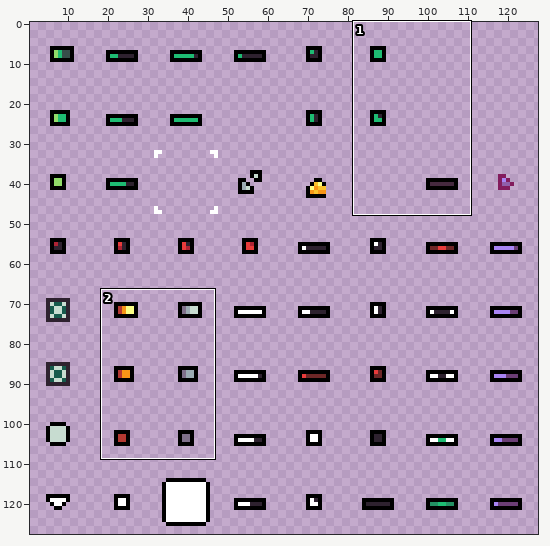
Two versions of one pixel-art file, Projects/TastyRoad/Assets/Sprites/_InGame_UI/Ingame_UI.aseprite. Above: a wide view before the commit, with the close-up outlined.
Close-up. As it was:
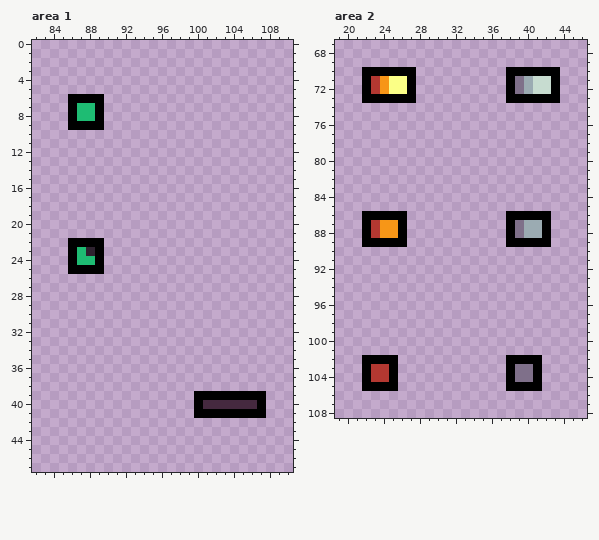
128x128 pixels, 1 frame. Shown: area 1: x 82..110, y 0..47; area 2: x 19..46, y 67..108. The wide view leaves out empty margins.
New version:
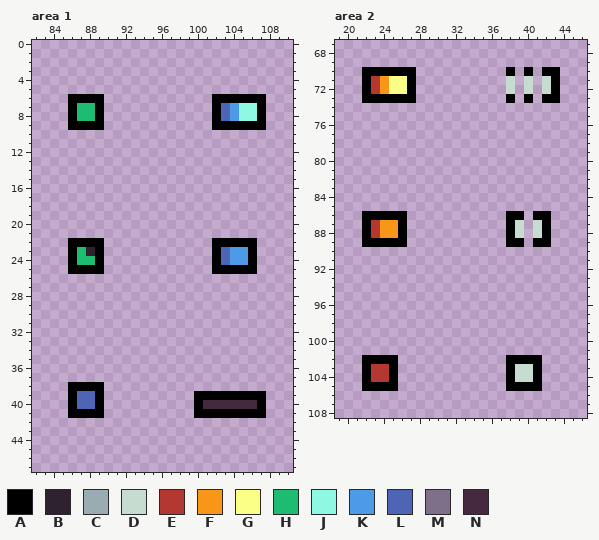
Palette (. is transparent): A #000000  B #2e222f  C #9babb2  D #c7dcd0  E #b33831  F #f79617  G #fbff86  H #1ebc73  J #8ff8e2  K #4d9be6  L #4d65b4  M #7f708a  N #45293f
The exact change:
--- area 1
@@ x 100..109 @@
  5 ..........
- 6 ..........
- 7 ..........
- 8 ..........
- 9 ..........
+ 6 ..AAAAAA..
+ 7 ..ALKJJA..
+ 8 ..ALKJJA..
+ 9 ..AAAAAA..
 10 ..........
@@ x 100..108 @@
 21 .........
-22 .........
-23 .........
-24 .........
-25 .........
+22 ..AAAAA..
+23 ..ALKKA..
+24 ..ALKKA..
+25 ..AAAAA..
 26 .........
@@ x 84..91 @@
 37 ........
-38 ........
-39 ........
-40 ........
-41 ........
+38 ..AAAA..
+39 ..ALLA..
+40 ..ALLA..
+41 ..AAAA..
 42 ........
--- area 2
@@ x 36..43 @@
  69 ........
- 70 ..AAAAAA
- 71 ..AMCDDA
- 72 ..AMCDDA
- 73 ..AAAAAA
+ 70 ..A.A.AA
+ 71 ..D.D.DA
+ 72 ..D.D.DA
+ 73 ..A.A.AA
  74 ........
@@ x 37..43 @@
  85 .......
- 86 .AAAAA.
- 87 .AMCCA.
- 88 .AMCCA.
- 89 .AAAAA.
+ 86 .AA.AA.
+ 87 .AD.DA.
+ 88 .AD.DA.
+ 89 .AA.AA.
  90 .......
@@ x 37..42 @@
 102 .AAAA.
-103 .AMMA.
-104 .AMMA.
+103 .ADDA.
+104 .ADDA.
 105 .AAAA.
Where, in picture pixels (left, top, right, bottom), the same in both close-ups:
added: (212, 94, 266, 130)
added: (212, 238, 257, 274)
added: (68, 382, 104, 418)
changed: (506, 67, 542, 103)
changed: (515, 211, 542, 247)
changed: (515, 364, 533, 382)
